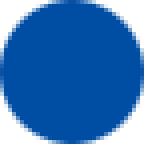
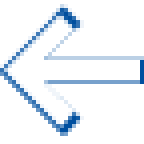
Comparing the layer stacks of the two 144x144 images. Changes:
added layer "←" (1st of 2) above "←" over [4,12,140,128]
added layer "←" (2nd of 2) above "Livello 5" over [0,4,144,136]
hid "Livello 4" over [0,0,144,144]
